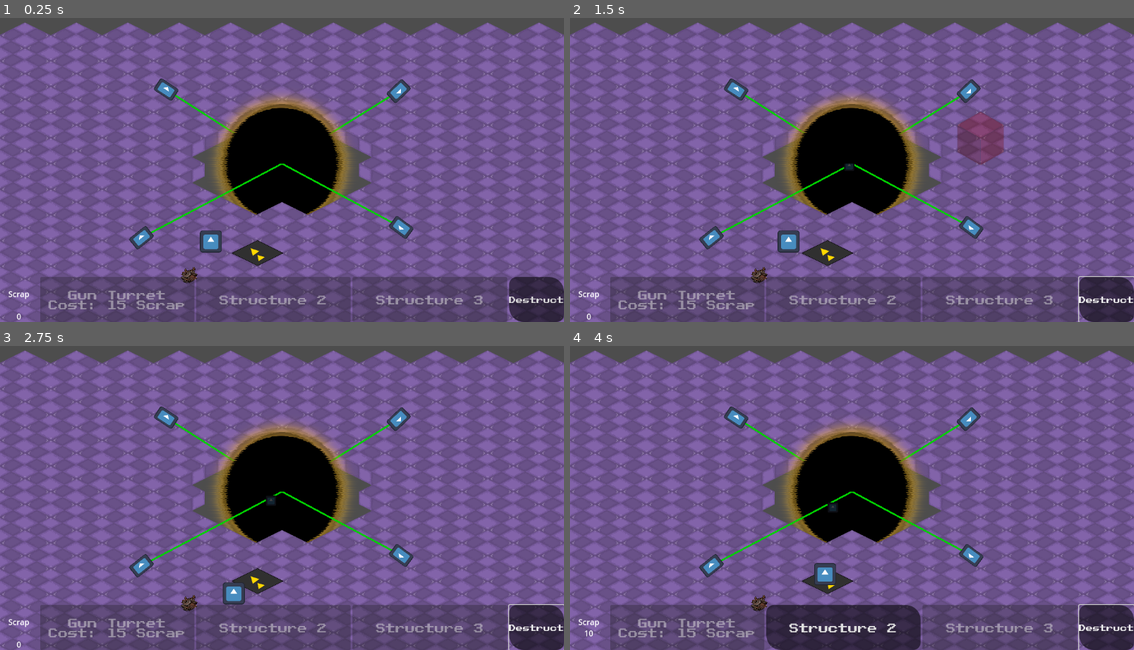
Above: before the commit, frames 1-4 (two rows, left to right).
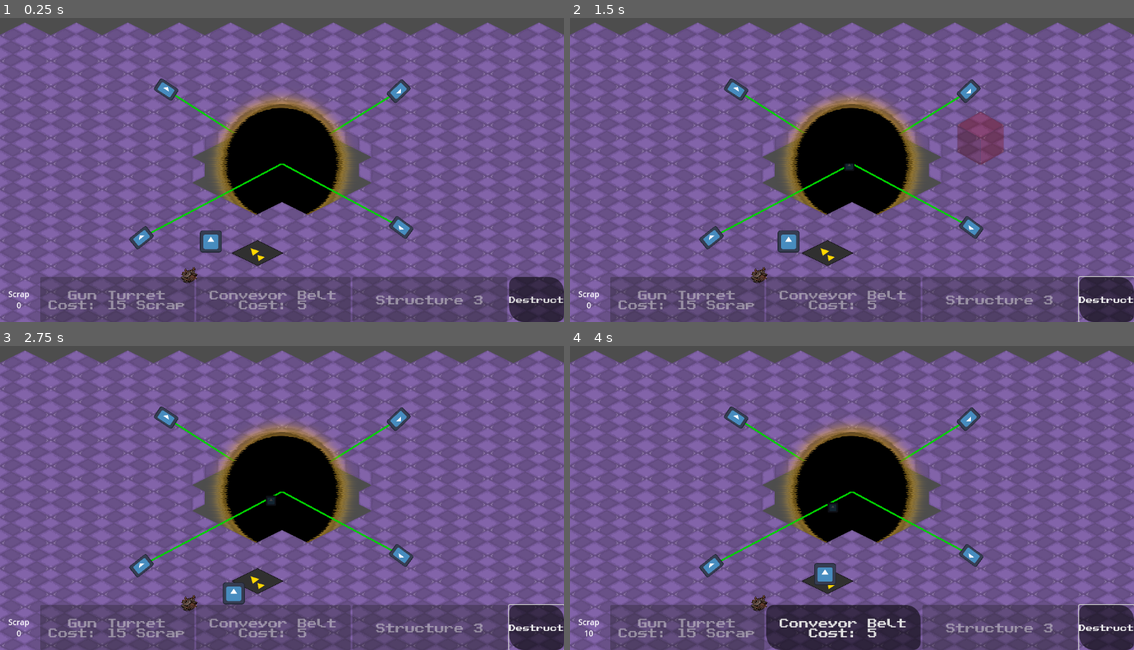
Above: after the commit, the same moments.

Repository: jkostello/Godot-Wild-Jam-69
Game: Godot game, scene res://level.tscn
The game is run twice, just before and just after one commit, with the same random seed, the same clock (stepped at 60 frames per second) and the same inputs. The engine's default icon, where the game draws it, is replaced by a stand-in: a white triangle on a blue panel in a dark square.
Inputs (mouse positions are in pixels of both pictures, inside the frame that each line leads up to):
- Up to frame 1 (0.25 s): no input
- Up to frame 2 (1.5 s): click "Destruct" at 0.5 s; tap Enter at 1.25 s; move the mouse to (976, 148) at 1.27 s; hold D (right) from 1.28 s (still down); hold Space (deselect) from 1.28 s (still down); click (976, 148) at 1.42 s
- Up to frame 3 (2.75 s): tap 1 (select_structure_1) at 1.55, 2.1 s; move the mouse to (169, 507) at 2.02 s; release D (right) at 2.03 s; release Space (deselect) at 2.03 s; hold S (down) from 2.03 s (still down); tap 2 (select_structure_2) at 2.3 s
- Up to frame 4 (4 s): move the mouse to (908, 422) at 2.77 s; release S (down) at 2.78 s; hold D (right) 2.78-3.53 s; tap 2 (select_structure_2) at 2.85 s; tap 3 (select_structure_3) at 3.05, 3.6 s; move the mouse to (823, 555) at 3.52 s; hold W (up) from 3.53 s (still down); click (823, 555) at 3.67 s; tap 0 at 3.8 s

The runs differ from the first frame. In frame 1, 0.5% of the frame differs, in the area x 3-60%, y 89-100%; in frame 2, 0.5%; in frame 3, 0.5%; in frame 4, 0.5%, in the area x 37-60%, y 89-96%.

Commit message:
Added rebinds & variable fixes
-Removed @onready variables, replaced with unique % variables
- Update keybind rebind displays

Diff:
--- a/UI/how_to_play.tscn
+++ b/UI/how_to_play.tscn
@@ -180,6 +180,7 @@
 layout_mode = 2
 
 [node name="TurretContainer" type="MarginContainer" parent="Panel/MarginContainer/VBoxContainer/TabContainer/Turret"]
+layout_mode = 0
 offset_right = 40.0
 offset_bottom = 40.0
 theme = ExtResource("2_pn2y8")
@@ -195,7 +196,7 @@
 text = "A basic turret for
 killing enemies.
 
-Cost: 10 Scrap
+Cost: 15 Scrap
 Damage: xx hp
 Fire Rate: xx bps"
 
--- a/structure_handler.gd
+++ b/structure_handler.gd
@@ -1,15 +1,9 @@
 extends Control
-@onready var scrapReadout : RichTextLabel = $VBoxContainer/buttonHolder/HBoxContainer/MarginContainer2/scrapLabel
-@onready var structure_but_1 : Button = $VBoxContainer/buttonHolder/HBoxContainer/structureBut1
-@onready var structure_but_2 : Button = $VBoxContainer/buttonHolder/HBoxContainer/structureBut2
-@onready var structure_but_3 : Button = $VBoxContainer/buttonHolder/HBoxContainer/structureBut3
-@onready var dcButton : Button = $VBoxContainer/buttonHolder/HBoxContainer/dcButton
 @onready var highlight_block : Sprite2D = $highlightBlock
+
 @onready var tile_map : TileMap = get_node(self.get_meta("activeTilemap"))
-
 @onready var conveyor = preload("res://conveyor.tscn")
 @onready var turret = preload("res://turret.tscn")
-var Structures : Array = []
 @onready var player : Node2D = get_node(self.get_meta("playerNode"))
 
 @export var conveyorCost : int = 5
@@ -20,9 +14,15 @@
 var coords := Vector2.ZERO
 var checkedSpace
 var struct_r = 0
+var Structures : Array = []
 
 # Remove highlight_block from structure_handler, add to level
 func _ready():
+	# Update button shortcuts
+	%structureBut1.shortcut.events = InputMap.action_get_events("select_structure_1")
+	%structureBut2.shortcut.events = InputMap.action_get_events("select_structure_2")
+	%structureBut3.shortcut.events = InputMap.action_get_events("select_structure_3")
+
 	self.remove_child(highlight_block)
 	get_tree().current_scene.call_deferred("add_child", highlight_block)
 
@@ -85,6 +85,7 @@
 	for child in highlight_block.get_children():
 		child.visible = false
 	structure_selected = 0
+
 # Called on structure button press
 # Selects correct structure, shows highlight block
 func onButtonPressed(butNum):
@@ -107,15 +108,15 @@
 # Adjusts player's scrap value, updates display text
 func updateScrapUI(newScrap):
 	player.resource += newScrap
-	scrapReadout.set_text(str("[center]\nScrap\n",player.resource,"[/center]"))
+	%scrapLabel.set_text(str("[center]\nScrap\n",player.resource,"[/center]"))
 	if player.resource < turretCost:
-		structure_but_1.disabled = true
+		%structureBut1.disabled = true
 	else:
-		structure_but_1.disabled = false
+		%structureBut1.disabled = false
 	if player.resource < conveyorCost:
-			structure_but_2.disabled = true
+			%structureBut2.disabled = true
 	else:
-		structure_but_2.disabled = false
+		%structureBut2.disabled = false
 
 # Creates structures
 func buildStructure():
@@ -159,7 +160,7 @@
 
 	# If space pressed, deselect structure
 	if event is InputEventKey:
-		if (Input.is_key_pressed(KEY_SPACE) and not event.is_echo()):
+		if (Input.is_action_pressed("deselect") and not event.is_echo()):
 			structure_selected = 0
 			highlight_block.visible = false
 		if (Input.is_key_pressed(KEY_R) and not event.is_echo()):
--- a/structure_handler.tscn
+++ b/structure_handler.tscn
@@ -9,6 +9,8 @@
 [sub_resource type="InputEventKey" id="InputEventKey_d7qj1"]
 device = -1
 keycode = 49
+physical_keycode = 49
+key_label = 49
 unicode = 49
 
 [sub_resource type="Shortcut" id="Shortcut_kbh82"]
@@ -21,6 +23,8 @@
 
 [sub_resource type="Shortcut" id="Shortcut_4ors3"]
 events = [SubResource("InputEventKey_igxi0")]
+
+[sub_resource type="Shortcut" id="Shortcut_voyqk"]
 
 [node name="structure_handler" type="Control"]
 layout_mode = 3
@@ -56,17 +60,18 @@
 size_flags_stretch_ratio = 0.25
 
 [node name="scrapLabel" type="RichTextLabel" parent="VBoxContainer/buttonHolder/HBoxContainer/MarginContainer2"]
+unique_name_in_owner = true
 layout_mode = 2
 theme = ExtResource("2_74kgc")
 bbcode_enabled = true
 text = "
 [center]Scrap
-
 0[/center]"
 shortcut_keys_enabled = false
 visible_characters_behavior = 1
 
 [node name="structureBut1" type="Button" parent="VBoxContainer/buttonHolder/HBoxContainer"]
+unique_name_in_owner = true
 layout_mode = 2
 size_flags_horizontal = 3
 theme = ExtResource("2_74kgc")
@@ -78,6 +83,7 @@
 Cost: 15 Scrap"
 
 [node name="structureBut2" type="Button" parent="VBoxContainer/buttonHolder/HBoxContainer"]
+unique_name_in_owner = true
 layout_mode = 2
 size_flags_horizontal = 3
 theme = ExtResource("2_74kgc")
@@ -85,18 +91,22 @@
 disabled = true
 action_mode = 0
 shortcut = SubResource("Shortcut_4ors3")
-text = "Structure 2"
+text = "Conveyor Belt
+Cost: 5"
 
 [node name="structureBut3" type="Button" parent="VBoxContainer/buttonHolder/HBoxContainer"]
+unique_name_in_owner = true
 layout_mode = 2
 size_flags_horizontal = 3
 theme = ExtResource("2_74kgc")
 theme_override_font_sizes/font_size = 20
 disabled = true
 action_mode = 0
+shortcut = SubResource("Shortcut_voyqk")
 text = "Structure 3"
 
 [node name="dcButton" type="Button" parent="VBoxContainer/buttonHolder/HBoxContainer"]
+unique_name_in_owner = true
 layout_mode = 2
 size_flags_horizontal = 3
 size_flags_stretch_ratio = 0.25
Not shown: 1 places in structure_handler.tscn that only renumber resources
